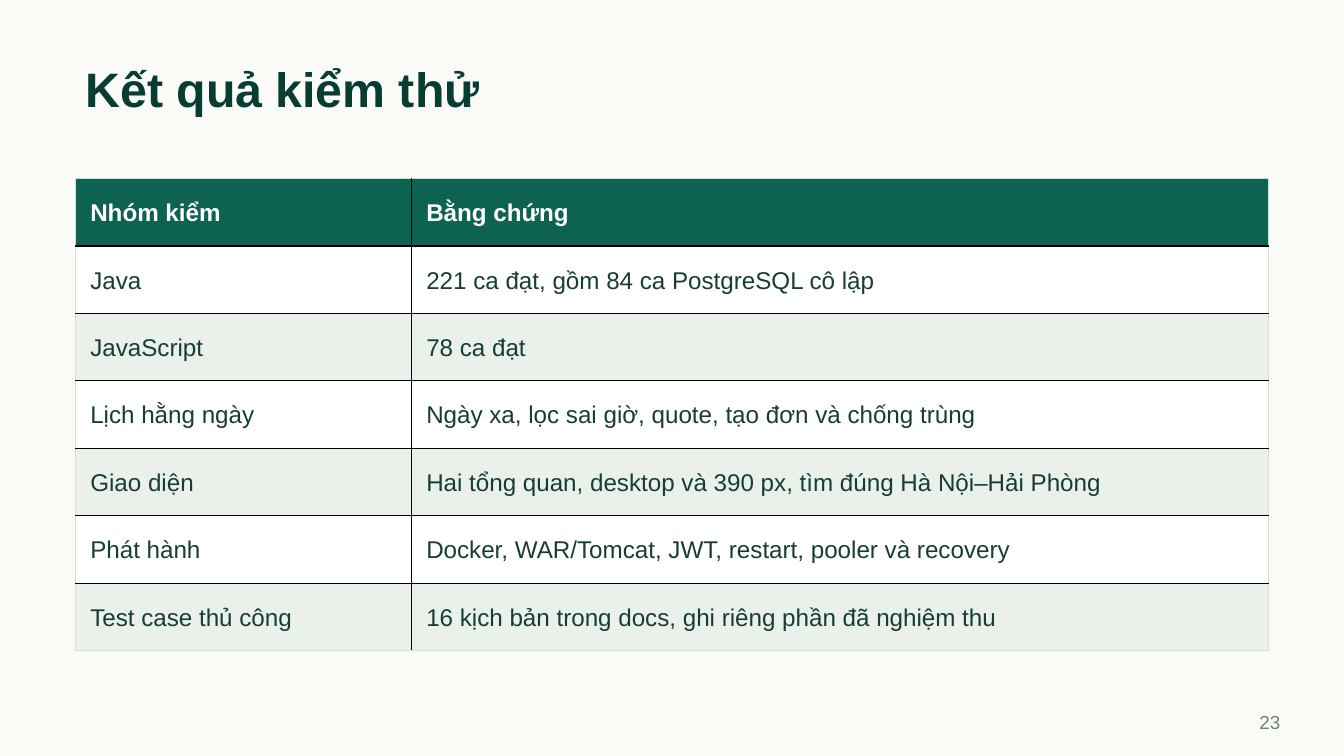
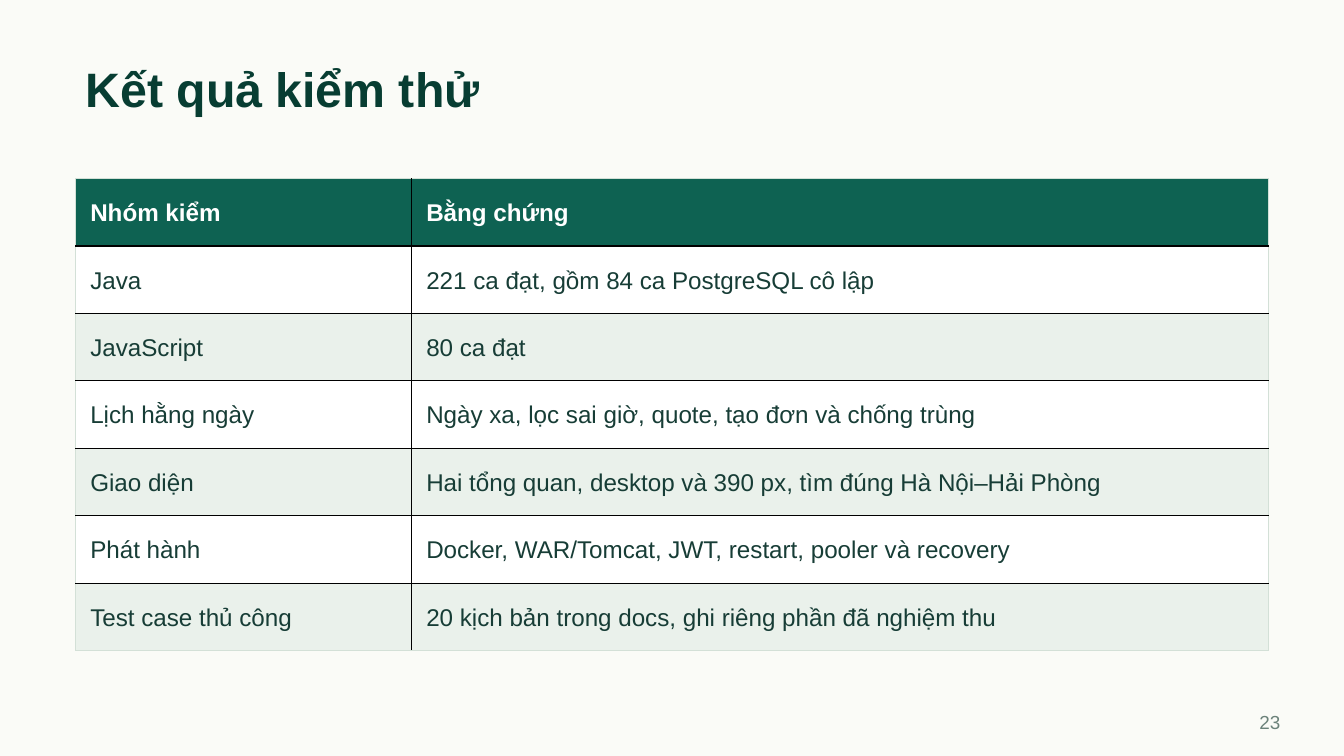
Before and after one commit to hieuv526034/vietroute-web, a slide deck: slide 23 of docs/05-ke-hoach/bao-cao/Thuyet_trinh_VietRoute.pptx. Drawn at 1344x756 pixels with LibreOffice and Linux fonts; fonts in the diff are those of the drawing. Boxes give left, top, right and bottom in pixels: in the first picture for what was removed or moved away, otherwise in the second. Text is boxed around its words. In the diff, an @@ line names an element or a change of style, - is before the commit and + after.

Commit message:
Đồng bộ slide và kịch bản demo liên hệ tài xế (docs)
Bổ sung liên hệ hai phía, đồng bộ 80 test JavaScript và 20 kịch bản thủ công; giữ 28 slide cùng các ô danh tính trống. Ghi rõ trạng thái PR181/182 và giới hạn bản Word cũ.

Kiểm tra: render slide, so sánh bản gốc, finalizer không warning; format, format:check, rules, 233 liên kết/24 tài liệu và diff-check đạt.

```diff
--- a/docs/05-ke-hoach/bao-cao/Thuyet_trinh_VietRoute.pptx
+++ b/docs/05-ke-hoach/bao-cao/Thuyet_trinh_VietRoute.pptx
@@ table at (76, 178, 1268, 651) @@
-row 3, column 2: 78 ca đạt
+row 3, column 2: 80 ca đạt
-row 7, column 2: 16 kịch bản trong docs, ghi riêng phần đã nghiệm thu
+row 7, column 2: 20 kịch bản trong docs, ghi riêng phần đã nghiệm thu
```
Also in this commit, not shown: 2 other slides changed, 3 other files.
